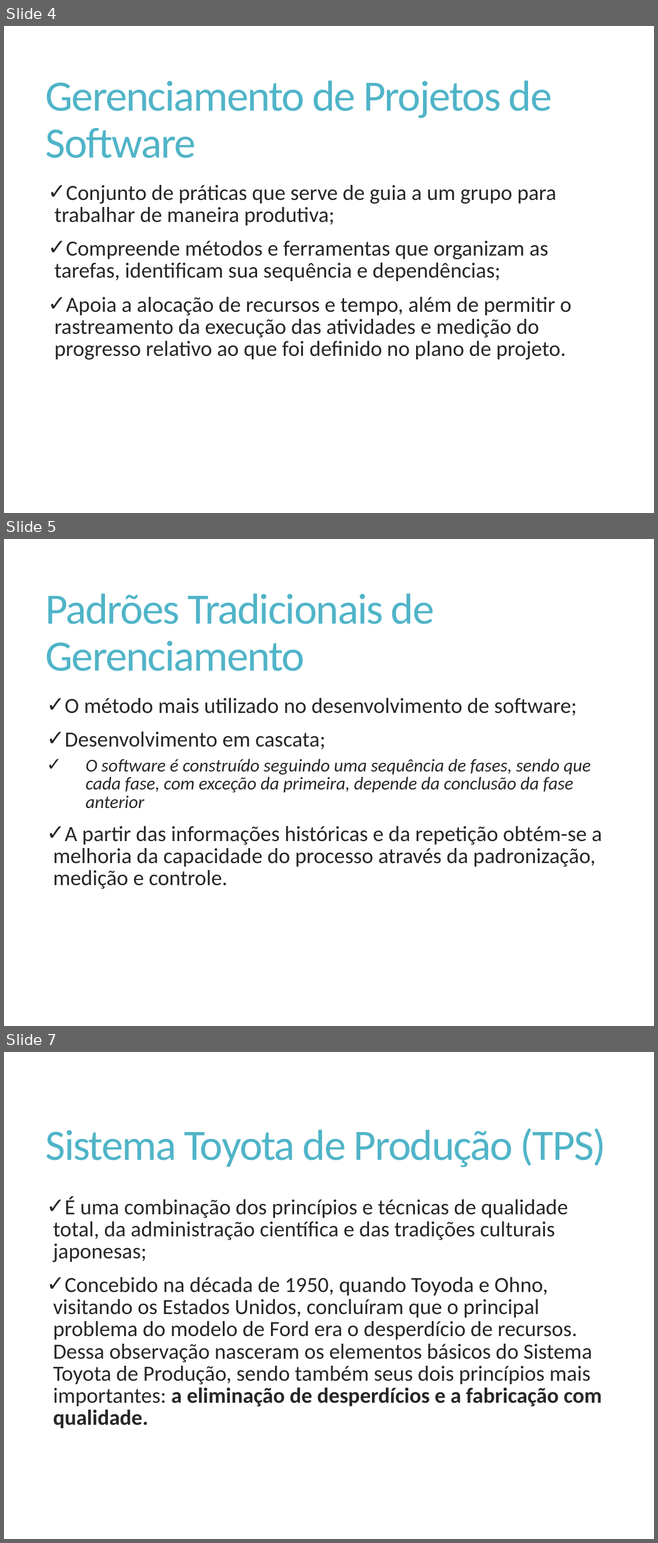
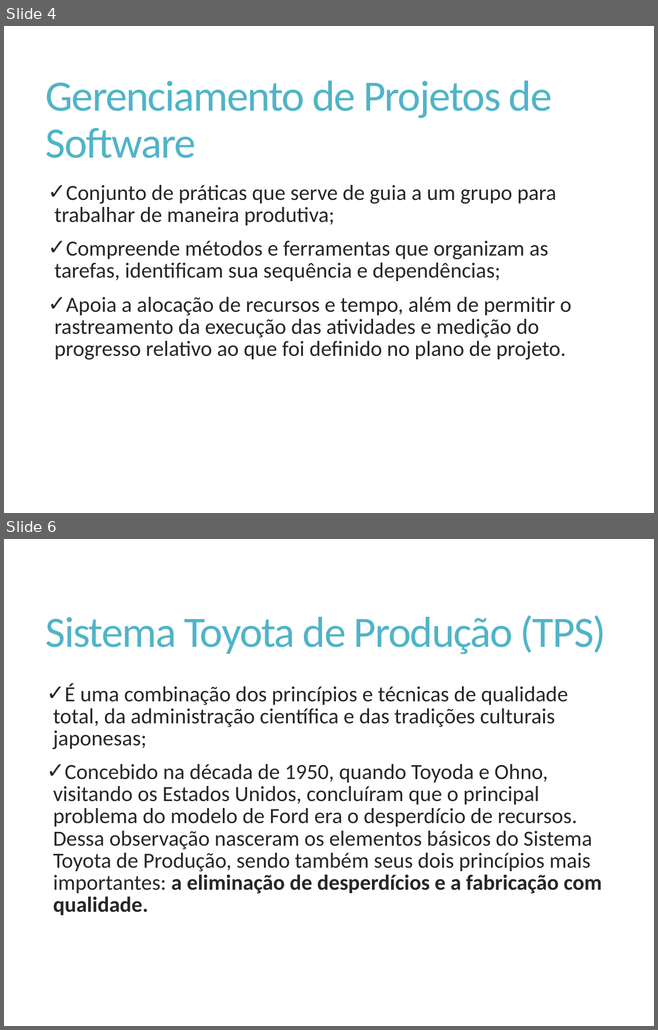
Before and after one commit to Elton-Garbin/TCC-2016, a slide deck: StartIdea/StartIdea.Docs/Apresentacao.pptx. Shown one above the other, each under a label of ours: slides 4, 5 and 7 before the commit, slides 4 and 6 after it; the slides between them are not shown. The pictures are 658x1543 and 658x1030 pixels, drawn with LibreOffice and Linux fonts; fonts in the diff are those of the drawing. Boxes give left, top, right and bottom in pixels: in the first picture for what was removed or moved away, otherwise in the second. Text is boxed around its words. In the diff, an @@ line names an element or a change of style, - is before the commit and + after.

```diff
--- a/StartIdea/StartIdea.Docs/Apresentacao.pptx
+++ b/StartIdea/StartIdea.Docs/Apresentacao.pptx
@@ slide 5 removed at [4,539,654,1026], background #FFFFFF @@
@@ title removed at [46,594,434,671] @@
-Padrões Tradicionais de Gerenciamento
@@ text removed at [53,698,602,889] @@
-✓ O método mais utilizado no desenvolvimento de software;
-✓ Desenvolvimento em cascata;
-    ✓ O software é construído seguindo uma sequência de fases, sendo que cada fase, com exceção da primeira, depende da conclusão da fase anterior
-✓ A partir das informações históricas e da repetição obtém-se a melhoria da capacidade do processo através da padronização, medição e controle.
@@ what was slide 7 is now slide 6 @@
```
Also in this commit, not shown: 3 slides changed, 17 other slides removed.
